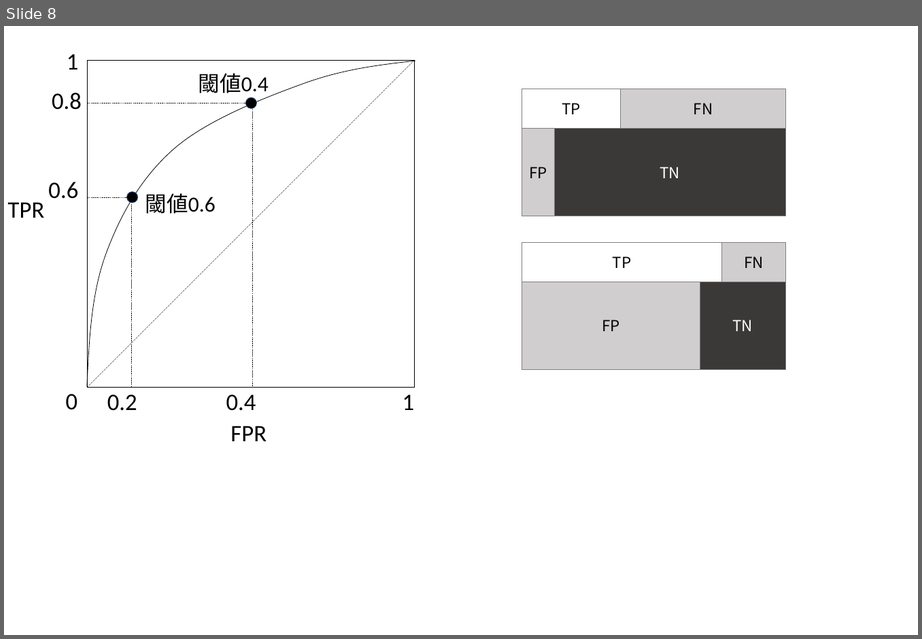
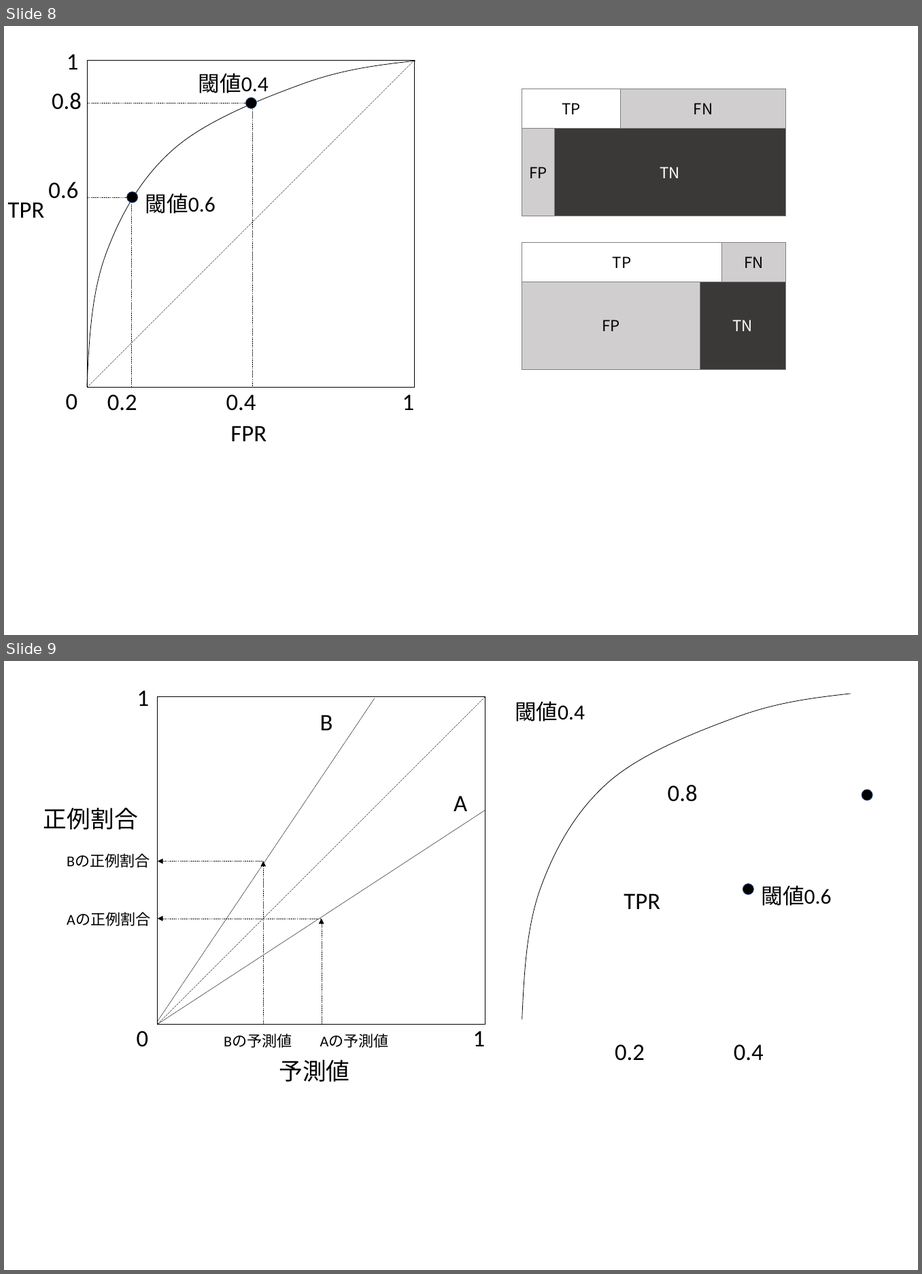
Before and after one commit to Rio114/MachineLearning, a slide deck: unbalance/images.pptx. Shown one above the other, each under a label of ours: slide 8 before the commit, slides 8 and 9 after it. The pictures are 922x639 and 922x1274 pixels, drawn with LibreOffice and Linux fonts; fonts in the diff are those of the drawing. Boxes give left, top, right and bottom in pixels: in the first picture for what was removed or moved away, otherwise in the second. Text is boxed around its words. In the diff, an @@ line names an element or a change of style, - is before the commit and + after.

```diff
--- a/unbalance/images.pptx
+++ b/unbalance/images.pptx
@@ slide 9 added at (x1=4, y1=661, x2=918, y2=1270), background #FFFFFF @@
@@ text added at (x1=137, y1=690, x2=150, y2=706), 44 pt, text #000000 @@
+1
@@ rectangle added at (x1=158, y1=696, x2=485, y2=1024), outline #000000 1 pt @@
@@ line added from (485, 696) to (158, 1024), #000000 0.5 pt dashed @@
@@ line added from (158, 1021) to (375, 698), #000000 0.5 pt @@
@@ text added at (x1=515, y1=701, x2=585, y2=722), 40 pt, text #000000 @@
+閾値0.4
@@ freeform shape added at (x1=522, y1=694, x2=851, y2=1019), outline #000000 1 pt @@
@@ text added at (x1=320, y1=715, x2=333, y2=730), 44 pt, text #000000 @@
+B
@@ text added at (x1=453, y1=796, x2=467, y2=811), 44 pt, text #000000 @@
+A
@@ text added at (x1=668, y1=785, x2=698, y2=802), 44 pt, text #000000 @@
+0.8
@@ ellipse added at (x1=861, y1=790, x2=872, y2=800), fill #000000, outline #325491 1 pt @@
@@ text added at (x1=43, y1=808, x2=138, y2=830), 44 pt, text #000000 @@
+正例割合
@@ line added from (158, 1024) to (485, 810), #000000 0.5 pt @@
@@ text added at (x1=67, y1=853, x2=150, y2=868), 28 pt, text #000000 @@
+Bの正例割合
@@ arrow added from (263, 862) to (158, 862), #000000 0.5 pt dashed @@
@@ arrow added from (263, 1025) to (263, 861), #000000 0.5 pt dashed @@
@@ ellipse added at (x1=742, y1=884, x2=754, y2=895), fill #000000, outline #325491 1 pt @@
@@ text added at (x1=623, y1=894, x2=660, y2=909), 44 pt, text #000000 @@
+TPR
@@ text added at (x1=762, y1=885, x2=832, y2=906), 40 pt, text #000000 @@
+閾値0.6
@@ text added at (x1=67, y1=912, x2=150, y2=926), 28 pt, text #000000 @@
+Aの正例割合
@@ arrow added from (322, 919) to (158, 919), #000000 0.5 pt dashed @@
@@ arrow added from (322, 1025) to (322, 919), #000000 0.5 pt dashed @@
@@ text added at (x1=137, y1=1031, x2=149, y2=1047), 44 pt, text #000000 @@
+0
@@ text added at (x1=224, y1=1034, x2=292, y2=1048), 28 pt, text #000000 @@
+Bの予測値
@@ text added at (x1=320, y1=1034, x2=389, y2=1048), 28 pt, text #000000 @@
+Aの予測値
@@ text added at (x1=473, y1=1031, x2=485, y2=1047), 44 pt, text #000000 @@
+1
@@ text added at (x1=615, y1=1045, x2=645, y2=1061), 44 pt, text #000000 @@
+0.2
@@ text added at (x1=734, y1=1045, x2=764, y2=1061), 44 pt, text #000000 @@
+0.4
@@ text added at (x1=279, y1=1059, x2=349, y2=1082), 44 pt, text #000000 @@
+予測値
```
Also in this commit, not shown: 1 other slide added, 5 other files.
